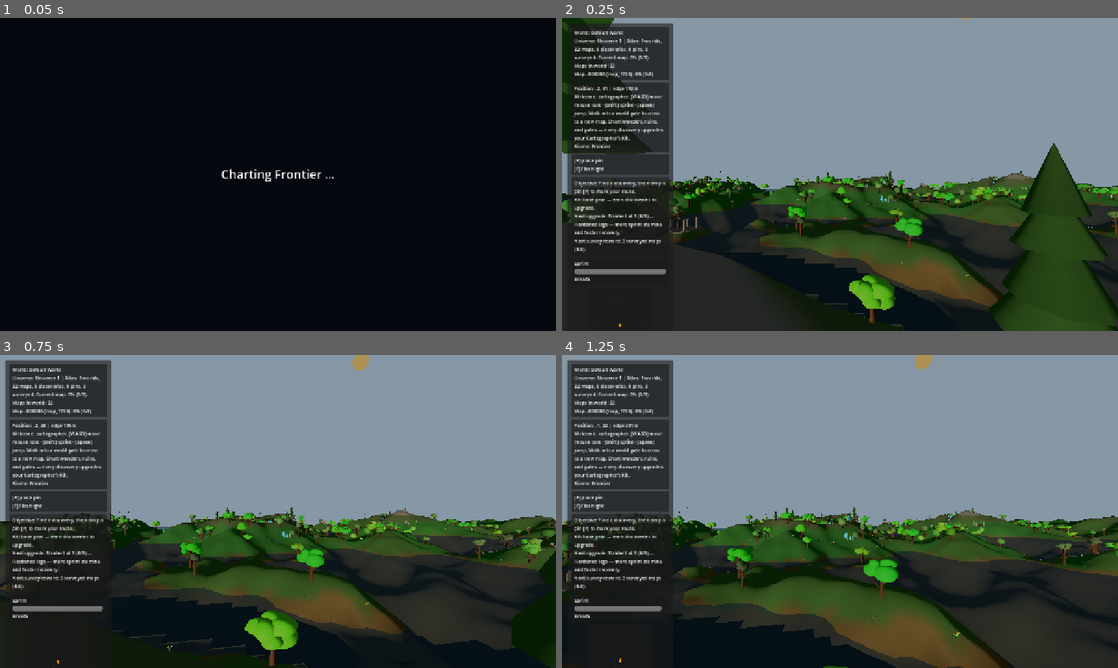
Above: before the commit, frames 1-4 (two rows, left to right).
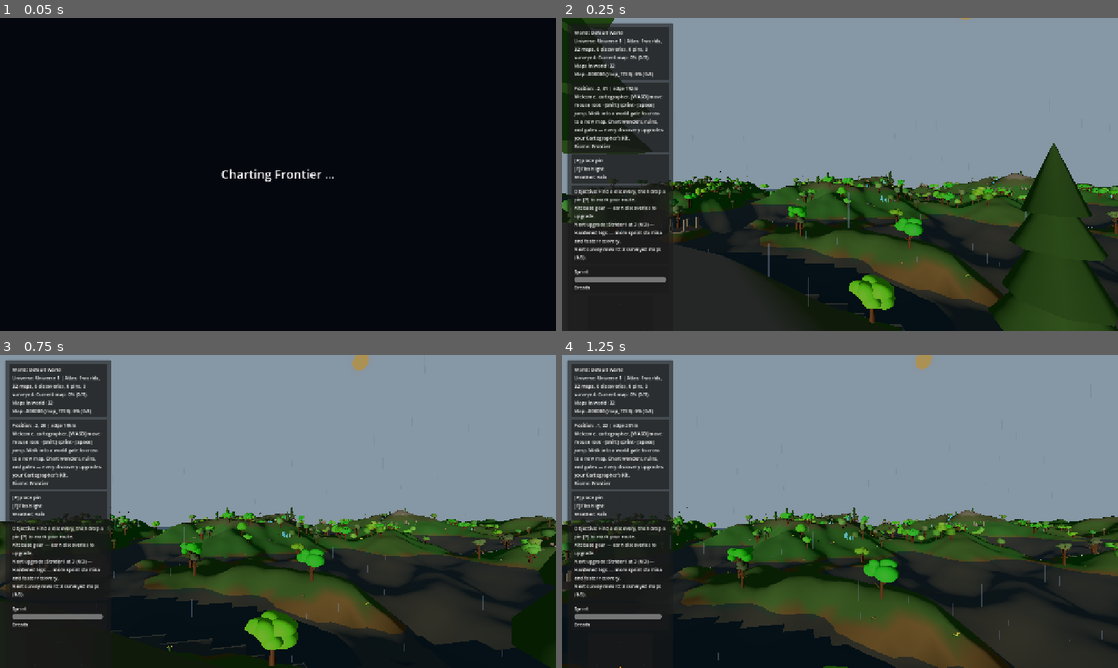
Above: after the commit, the same moments.

Repository: emkey1/Gatewalk
Game: Godot game, scene res://scenes/main.tscn
Two runs of this game, one before a commit and one after it. Both use one fixed random seed, a clock stepped at 60 frames per second and the inputs below.
Inputs (mouse positions are in pixels of both pictures, inside the frame that each line leads up to):
- Up to frame 1 (0.05 s): no input
- Up to frame 2 (0.25 s): no input
- Up to frame 3 (0.75 s): tap Enter at 0.5 s; move the mouse to (305, 511) at 0.52 s; hold W (move_forward) from 0.53 s (still down); hold Shift (sprint) from 0.53 s (still down)
- Up to frame 4 (1.25 s): keep holding W (move_forward); keep holding Shift (sprint); tap Space (jump) at 0.77, 1.07 s

Frame 1 is identical in both runs. In frame 2, 2.0% of the frame differs, in the area x 1-84%, y 50-100%; in frame 3, 2.0%; in frame 4, 2.0%.

Commit message:
Add weather: deterministic biome-appropriate rain/snow/blizzard
Each sky map gets a weather type derived from its seed + biome (so it's consistent on reload): normal/floating -> clear or rain; water -> clear or rain; arctic -> clear, snow, or blizzard; cave/moon/hub -> none. WeatherFactory builds GPUParticles3D rain (fast slanted streaks) and snow (drifting flakes; blizzard = heavier, wind-driven). A _weather_root follows the player horizontally so the storm feels continuous as you move. HUD shows the current weather.

Gameplay tie: an arctic BLIZZARD multiplies the player's warmth drain (1.7x), so weather intensifies the existing cold pressure and makes Insulation matter more.

Verified: WeatherFactory builds rain/snow/blizzard nodes (null for clear); weather type is deterministic per map; the node appears only when not clear; VALIDATION OK, INTEGRATION OK. Particle visuals pending playtest.

Co-Authored-By: Claude Opus 4.8 <noreply@anthropic.com>

Diff:
--- a/scripts/Main.gd
+++ b/scripts/Main.gd
@@ -12,6 +12,7 @@
 const RuinFactory = preload("res://scripts/factories/RuinFactory.gd")
 const FlowerFactory = preload("res://scripts/factories/FlowerFactory.gd")
 const CreatureFactory = preload("res://scripts/factories/CreatureFactory.gd")
+const WeatherFactory = preload("res://scripts/factories/WeatherFactory.gd")
 const UnderwaterPlantFactory = preload("res://scripts/factories/UnderwaterPlantFactory.gd")
 const MoonFeatureFactory = preload("res://scripts/factories/MoonFeatureFactory.gd")
 const GateFactory = preload("res://scripts/factories/GateFactory.gd")
@@ -121,6 +122,8 @@
 var _cave_dark_since_msec: int = 0
 var _cave_recover_cooldown_until_msec: int = 0
 var _bioscan_next_msec: int = 0
+var _weather_type: String = "clear"
+var _weather_root: Node3D
 var _map_loading: bool = false
 var _loading_layer: CanvasLayer
 var _loading_label: Label
@@ -264,6 +267,7 @@
 	_update_drowning()
 	_update_cave_darkness()
 	_update_bioscan()
+	_update_weather_follow()
 	_recover_fallen_player()
 	_enforce_world_bounds()
 	_update_hud(_delta)
@@ -3043,6 +3047,57 @@
 		discovery_tracker.record_discovery(catalog_id, str(flock.get("species_name")), "creature", flock.global_position)
 
 
+# Deterministic, biome-appropriate weather for the map (consistent on reload). Caves,
+# the moon and hub spaces have no sky, so they stay clear.
+func _determine_weather() -> String:
+	if _is_current_map_cave() or _is_current_map_moon() or _is_current_map_gate_room() or _is_current_map_map_nexus():
+		return WeatherFactory.CLEAR
+	var rng := StableRng.new(StableRng.mix_string(world_seed, "weather"))
+	var r: float = rng.randf()
+	if _is_current_map_arctic():
+		if r < 0.35:
+			return WeatherFactory.CLEAR
+		if r < 0.72:
+			return WeatherFactory.SNOW
+		return WeatherFactory.BLIZZARD
+	if _is_current_map_water():
+		return WeatherFactory.CLEAR if r < 0.5 else WeatherFactory.RAIN
+	if _is_current_map_floating_island():
+		return WeatherFactory.CLEAR if r < 0.7 else WeatherFactory.RAIN
+	return WeatherFactory.CLEAR if r < 0.55 else WeatherFactory.RAIN
+
+
+func _setup_weather() -> void:
+	_weather_root = null
+	_weather_type = _determine_weather()
+	var node: Node3D = WeatherFactory.build(_weather_type)
+	if node != null and generated_root != null:
+		generated_root.add_child(node)
+		_weather_root = node
+		_update_weather_follow()
+	# A blizzard makes the arctic cold bite harder (ties into the warmth pressure).
+	if _weather_type == WeatherFactory.BLIZZARD:
+		var player: CharacterBody3D = _get_player()
+		if player != null and player.get("warmth_drain_per_sec") != null:
+			player.set("warmth_drain_per_sec", float(player.get("warmth_drain_per_sec")) * 1.7)
+
+
+# Keep the storm centred on the player so it feels continuous as they move.
+func _update_weather_follow() -> void:
+	if not is_instance_valid(_weather_root):
+		return
+	var player: CharacterBody3D = _get_player()
+	if player == null:
+		return
+	_weather_root.global_position = Vector3(player.global_position.x, 0.0, player.global_position.z)
+
+
+func _weather_hud_text() -> String:
+	if _weather_type == WeatherFactory.CLEAR:
+		return ""
+	return "Weather: " + WeatherFactory.label_for(_weather_type)
+
+
 func _update_day_night_cycle() -> void:
 	if sun_light == null or world_environment == null:
 		return
@@ -3252,6 +3307,7 @@
 		"position_text": position_text,
 		"warning_text": warning_text,
 			"flashlight_text": flashlight_text,
+			"weather_text": _weather_hud_text(),
 			"music_text": music_text,
 		"discovery_line": discovery_line,
 		"objective_line": objective_line,
@@ -4004,6 +4060,8 @@
 	elif not _is_current_map_gate_room() and not _is_current_map_map_nexus():
 		_show_field_tip("welcome")
 
+	_setup_weather()
+
 	if is_instance_valid(_player_ref):
 		_player_ref.set_physics_process(true)
 	_map_loading = false
--- a/scripts/core/HudController.gd
+++ b/scripts/core/HudController.gd
@@ -405,6 +405,9 @@
 		controls_lines.append("Lichen: " + str(lichen_count) + " [C] grab [T] throw")
 	if flashlight_text != "":
 		controls_lines.append(flashlight_text)
+	var weather_text: String = str(data.get("weather_text", ""))
+	if weather_text != "":
+		controls_lines.append(weather_text)
 	if warning_text != "":
 		status_lines.append(warning_text)
 
--- /dev/null
+++ b/scripts/factories/WeatherFactory.gd
@@ -0,0 +1,111 @@
+extends RefCounted
+class_name WeatherFactory
+
+# Procedural weather particle systems. The returned Node3D is meant to be repositioned
+# to follow the player horizontally (particles emit from a wide box well above them and
+# fall past, in world space, so the storm feels continuous as you move).
+
+const CLEAR := "clear"
+const RAIN := "rain"
+const SNOW := "snow"
+const BLIZZARD := "blizzard"
+
+
+# Returns a particle root for the weather type, or null for clear/unknown.
+static func build(weather_type: String) -> Node3D:
+	match weather_type:
+		RAIN:
+			return _build_rain()
+		SNOW:
+			return _build_snow(false)
+		BLIZZARD:
+			return _build_snow(true)
+		_:
+			return null
+
+
+static func label_for(weather_type: String) -> String:
+	match weather_type:
+		RAIN:
+			return "Rain"
+		SNOW:
+			return "Snowfall"
+		BLIZZARD:
+			return "Blizzard"
+		_:
+			return "Clear"
+
+
+static func _build_rain() -> Node3D:
+	var root := Node3D.new()
+	root.name = "Weather_Rain"
+
+	var particles := GPUParticles3D.new()
+	particles.amount = 700
+	particles.lifetime = 1.1
+	particles.preprocess = 1.1
+	particles.local_coords = false
+	particles.position = Vector3(0.0, 20.0, 0.0)
+
+	var process := ParticleProcessMaterial.new()
+	process.emission_shape = ParticleProcessMaterial.EMISSION_SHAPE_BOX
+	process.emission_box_extents = Vector3(26.0, 0.5, 26.0)
+	process.direction = Vector3(0.05, -1.0, 0.0)
+	process.spread = 3.0
+	process.initial_velocity_min = 18.0
+	process.initial_velocity_max = 24.0
+	process.gravity = Vector3(0.0, -28.0, 0.0)
+	process.scale_min = 0.7
+	process.scale_max = 1.2
+	particles.process_material = process
+
+	var streak := QuadMesh.new()
+	streak.size = Vector2(0.03, 0.55)
+	var mat := StandardMaterial3D.new()
+	mat.albedo_color = Color(0.62, 0.70, 0.85, 0.45)
+	mat.transparency = BaseMaterial3D.TRANSPARENCY_ALPHA
+	mat.shading_mode = BaseMaterial3D.SHADING_MODE_UNSHADED
+	mat.billboard_mode = BaseMaterial3D.BILLBOARD_FIXED_Y
+	streak.material = mat
+	particles.draw_pass_1 = streak
+
+	root.add_child(particles)
+	return root
+
+
+static func _build_snow(heavy: bool) -> Node3D:
+	var root := Node3D.new()
+	root.name = "Weather_Blizzard" if heavy else "Weather_Snow"
+
+	var particles := GPUParticles3D.new()
+	particles.amount = 900 if heavy else 450
+	particles.lifetime = 5.0 if heavy else 6.5
+	particles.preprocess = 5.0
+	particles.local_coords = false
+	particles.position = Vector3(0.0, 16.0, 0.0)
+
+	var process := ParticleProcessMaterial.new()
+	process.emission_shape = ParticleProcessMaterial.EMISSION_SHAPE_BOX
+	process.emission_box_extents = Vector3(28.0, 0.5, 28.0)
+	# A blizzard drives sideways; gentle snow drifts down.
+	process.direction = Vector3(0.8, -1.0, 0.2) if heavy else Vector3(0.1, -1.0, 0.05)
+	process.spread = 25.0 if heavy else 12.0
+	process.initial_velocity_min = 6.0 if heavy else 1.2
+	process.initial_velocity_max = 11.0 if heavy else 2.6
+	process.gravity = Vector3(0.0, -3.0 if heavy else -1.2, 0.0)
+	process.scale_min = 0.5
+	process.scale_max = 1.1
+	particles.process_material = process
+
+	var flake := QuadMesh.new()
+	flake.size = Vector2(0.09, 0.09)
+	var mat := StandardMaterial3D.new()
+	mat.albedo_color = Color(0.95, 0.97, 1.0, 0.85 if heavy else 0.7)
+	mat.transparency = BaseMaterial3D.TRANSPARENCY_ALPHA
+	mat.shading_mode = BaseMaterial3D.SHADING_MODE_UNSHADED
+	mat.billboard_mode = BaseMaterial3D.BILLBOARD_ENABLED
+	flake.material = mat
+	particles.draw_pass_1 = flake
+
+	root.add_child(particles)
+	return root
